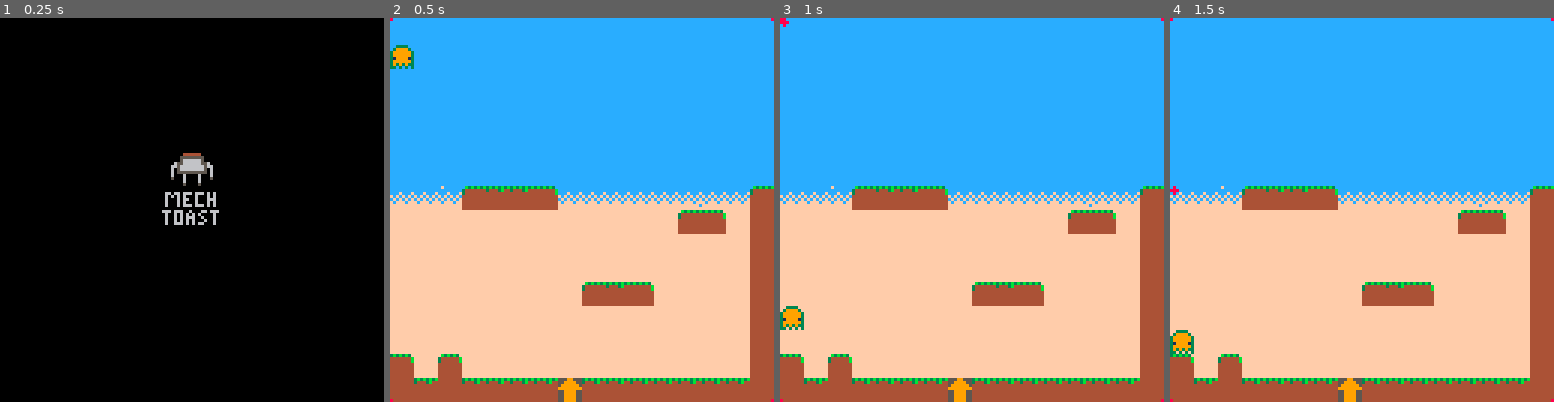
Above: before the commit, frames 1-4 (left to right).
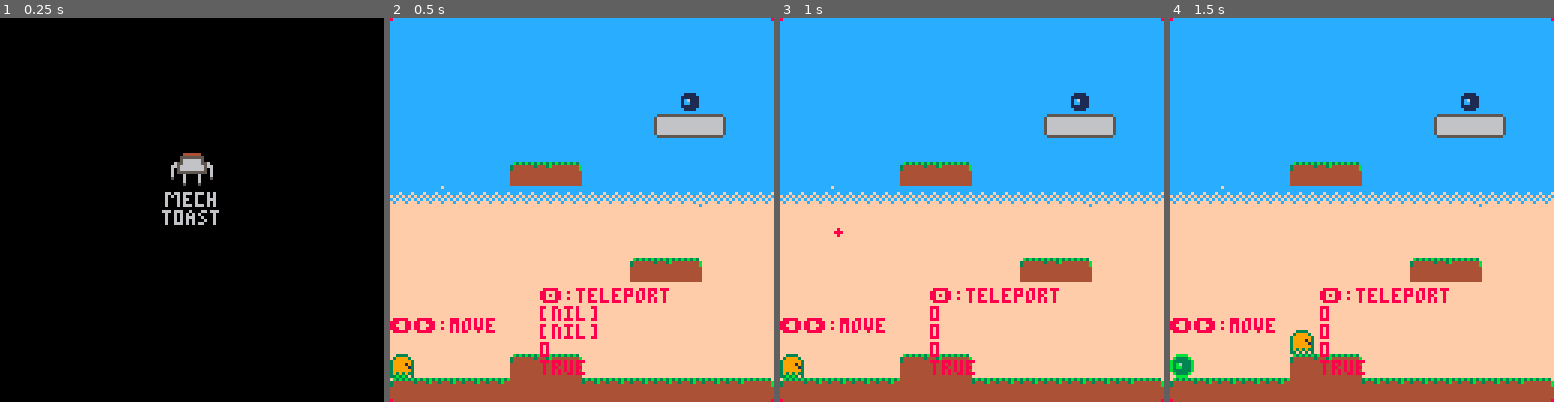
Above: after the commit, the same moments.

Repository: m-r-hunt/Pico-8-Carts
Game: PICO-8 cartridge telegren.p8
The game is run twice, just before and just after one commit, with the same random seed, the same clock (stepped at 60 frames per second) and the same inputs.
Inputs:
- Up to frame 1 (0.25 s): no input
- Up to frame 2 (0.5 s): tap X (X key) at 0.33 s
- Up to frame 3 (1 s): tap O (Z key) at 0.7 s
- Up to frame 4 (1.5 s): tap X (X key) at 1.07 s

Frame 1 is identical in both runs. In frame 2, 15% of the frame differs, in the area x 0-100%, y 7-100%; in frame 3, 14%; in frame 4, 15%.

Commit message:
Updated telegren. It's starting to look like a game.

Diff:
--- a/telegren.p8
+++ b/telegren.p8
@@ -1,7 +1,7 @@
 pico-8 cartridge // http://www.pico-8.com
 version 8
 __lua__
--- telegren v0.1
+-- telegren v0.2
 -- (c) 2017 max hunt (cc by-sa)
 
 function intro()
@@ -22,27 +22,59 @@
 
 frame=0
 
-p={x=0,y=0,dx=0,dy=0,w=7,h=7}
+function l1draw()
+ print("⬅️➡️:move",0,100,8)
+ print("🅾️:teleport",50,90,8)
+end
+
+level=1
+levels={
+ {pstartx=0,
+  pstarty=112,
+  draw=l1draw},
+ {pstartx=0,
+  pstarty=112},
+ {pstartx=0,
+  pstarty=112},
+ {pstartx=0,
+  pstarty=112},
+}
+
+p={x=levels[1].pstartx,y=levels[1].pstarty,dx=0,dy=0,w=7,h=7}
 gren={active=false,x=0,y=0,dx=0,dy=0,w=2,h=2}
-pdir=0
-
-pspeed=3
+pdir=1
+
+pspeed=2
 
 g=.75
 max_g=6
 
 function _draw()
  cls()
- map(0,16,0,0,16,16)
  map(0,0,0,0,16,16)
- spr(1,p.x,p.y)
+ map(level*16,0,0,0,16,16)
+ spr(9,levels[level].pstartx,levels[level].pstarty)
+
+ if pdir>=0 then
+  spr(1,p.x,p.y)
+ else
+  spr(17,p.x,p.y)
+ end
+
  if (gren.active) spr(2,gren.x,gren.y)
+
+ if (levels[level].draw) levels[level].draw()
 
  -- todo remove: corner dots
  pset(0,0,8)
  pset(127,0,8)
  pset(0,127,8)
  pset(127,127,8)
+
+ print(gren.xcoll)
+ print(gren.ycoll)
+ print(band(8,gren.xcoll))
+ print(not (band(8,gren.xcoll)~=0))
 end
 
 function _update()
@@ -55,7 +87,6 @@
   pdir=1
  else
   p.dx=0
-  pdir=0
  end
  if btnp(4) and not gren.active then
   gren.active=true
@@ -65,15 +96,29 @@
   gren.dy=-8
  end
  apply_gravity(p)
- move_thing(p)
+ local c1=move_thing(p)
+ if c1 and band(2,p.ycoll)~=0 then
+  p.dy=-8
+  p.ycoll=0
+ elseif c1 and (band(4,p.xcoll)~=0 or band(4,p.ycoll)~=0) then
+  advance_level()
+  p.xcoll=0
+  p.ycoll=0
+ end
  if (gren.active) then
   apply_gravity(gren)
   local c=move_thing(gren)
   if c then
-   p.x=flr(gren.x/8)*8
-   p.y=flr(gren.y/8)*8
    gren.active=false
+   if (not (band(8,gren.xcoll)~=0)) and
+      (not (band(8,gren.ycoll)~=0))
+   then
+    p.x=flr(gren.x/8)*8
+    p.y=flr(gren.y/8)*8
+   end
   end
+  gren.xcoll=0
+  gren.ycoll=0
  end
 end
 
@@ -106,6 +151,10 @@
    t.x=i
   else
    t.dx=0
+   t.xcoll=bor(
+    check_flags(i+w,t.y),
+    check_flags(i+w,t.y+t.h)
+   )
    coll=true
    break
   end
@@ -117,6 +166,10 @@
    t.y=i
   else
    t.dy=0
+   t.ycoll=bor(
+    check_flags(t.x,i+h),
+    check_flags(t.x+t.w,i+h)
+   )
    coll=true
    break
   end
@@ -126,10 +179,18 @@
 
 function check_flags(x,y)
  return fget(
-  mget(flr(x/8),flr(y/8))
+  mget(level*16+flr(x/8),flr(y/8))
  )
 end
 
+function advance_level()
+ level+=1
+ p.dx=0
+ p.dy=0
+ p.x=levels[level].pstartx
+ p.y=levels[level].pstarty
+end
+
 
 
 
@@ -261,168 +322,168 @@
 
 
 __gff__
-0000000101010300000000000000000000000001010000000000000000000000000000000000000000000000000000000000000000000000000000000000000000000000000000000000000000000000000000000000000000000000000000000000000000000000000000000000000000000000000000000000000000000000
+0000000101010300050000000000000000000001010000000001010100000000000000000000000000090000000000000000000000000000000000000000000000000000000000000000000000000000000000000000000000000000000000000000000000000000000000000000000000000000000000000000000000000000
 0000000000000000000000000000000000000000000000000000000000000000000000000000000000000000000000000000000000000000000000000000000000000000000000000000000000000000000000000000000000000000000000000000000000000000000000000000000000000000000000000000000000000000
 __map__
-0000000000000000000000000000000000000000000000000000000000000000000000000000000000000000000000000000000000000000000000000000000000000000000000000000000000000000000000000000000000000000000000000000000000000000000000000000000000000000000000000000000000000000
-0000000000000000000000000000000000000000000000000000000000000000000000000000000000000000000000000000000000000000000000000000000000000000000000000000000000000000000000000000000000000000000000000000000000000000000000000000000000000000000000000000000000000000
-0000000000000000000000000000000000000000000000000000000000000000000000000000000000000000000000000000000000000000000000000000000000000000000000000000000000000000000000000000000000000000000000000000000000000000000000000000000000000000000000000000000000000000
-0000000000000000000000000000000000000000000000000000000000000000000000000000000000000000000000000000000000000000000000000000000000000000000000000000000000000000000000000000000000000000000000000000000000000000000000000000000000000000000000000000000000000000
-0000000000000000000000000000000000000000000000000000000000000000000000000000000000000000000000000000000000000000000000000000000000000000000000000000000000000000000000000000000000000000000000000000000000000000000000000000000000000000000000000000000000000000
-0000000000000000000000000000000000000000000000000000000000000000000000000000000000000000000000000000000000000000000000000000000000000000000000000000000000000000000000000000000000000000000000000000000000000000000000000000000000000000000000000000000000000000
-0000000000000000000000000000000000000000000000000000000000000000000000000000000000000000000000000000000000000000000000000000000000000000000000000000000000000000000000000000000000000000000000000000000000000000000000000000000000000000000000000000000000000000
-0000001303031400000000000000001300000000000000000000000000000000000000000000000000000000000000000000000000000000000000000000000000000000000000000000000000000000000000000000000000000000000000000000000000000000000000000000000000000000000000000000000000000000
-0000000000000000000000001314000500000000000000000000000000000000000000000000000000000000000000000000000000000000000000000000000000000000000000000000000000000000000000000000000000000000000000000000000000000000000000000000000000000000000000000000000000000000
-0000000000000000000000000000000500000000000000000000000000000000000000000000000000000000000000000000000000000000000000000000000000000000000000000000000000000000000000000000000000000000000000000000000000000000000000000000000000000000000000000000000000000000
-0000000000000000000000000000000500000000000000000000000000000000000000000000000000000000000000000000000000000000000000000000000000000000000000000000000000000000000000000000000000000000000000000000000000000000000000000000000000000000000000000000000000000000
-0000000000000000130314000000000500000000000000000000000000000000000000000000000000000000000000000000000000000000000000000000000000000000000000000000000000000000000000000000000000000000000000000000000000000000000000000000000000000000000000000000000000000000
-0000000000000000000000000000000500000000000000000000000000000000000000000000000000000000000000000000000000000000000000000000000000000000000000000000000000000000000000000000000000000000000000000000000000000000000000000000000000000000000000000000000000000000
-0000000000000000000000000000000500000000000000000000000000000000000000000000000000000000000000000000000000000000000000000000000000000000000000000000000000000000000000000000000000000000000000000000000000000000000000000000000000000000000000000000000000000000
-1400040000000000000000000000000500000000000000000000000000000000000000000000000000000000000000000000000000000000000000000000000000000000000000000000000000000000000000000000000000000000000000000000000000000000000000000000000000000000000000000000000000000000
-0503050303030306030303030303030500000000000000000000000000000000000000000000000000000000000000000000000000000000000000000000000000000000000000000000000000000000000000000000000000000000000000000000000000000000000000000000000000000000000000000000000000000000
 3434343434343434343434343434343400000000000000000000000000000000000000000000000000000000000000000000000000000000000000000000000000000000000000000000000000000000000000000000000000000000000000000000000000000000000000000000000000000000000000000000000000000000
 3434343434343434343434343434343400000000000000000000000000000000000000000000000000000000000000000000000000000000000000000000000000000000000000000000000000000000000000000000000000000000000000000000000000000000000000000000000000000000000000000000000000000000
-3434343434343434343434343434343400000000000000000000000000000000000000000000000000000000000000000000000000000000000000000000000000000000000000000000000000000000000000000000000000000000000000000000000000000000000000000000000000000000000000000000000000000000
-3434343434343434343434343434343400000000000000000000000000000000000000000000000000000000000000000000000000000000000000000000000000000000000000000000000000000000000000000000000000000000000000000000000000000000000000000000000000000000000000000000000000000000
-3434343434343434343434343434343400000000000000000000000000000000000000000000000000000000000000000000000000000000000000000000000000000000000000000000000000000000000000000000000000000000000000000000000000000000000000000000000000000000000000000000000000000000
-3434343434343434343434343434343400000000000000000000000000000000000000000000000000000000000000000000000000000000000000000000000000000000000000000000000000000000000000000000000000000000000000000000000000000000000000000000000000000000000000000000000000000000
-3434343434343434343434343434343400000000000000000000000000000000000000000000000000000000000000000000000000000000000000000000000000000000000000000000000000000000000000000000000000000000000000000000000000000000000000000000000000000000000000000000000000000000
+3434343434343434343434343434343400000000000000000000000000000000000000000000000000000000000800000000000000000000000000000000000000000000000000000000000000000000000000000000000000000000000000000000000000000000000000000000000000000000000000000000000000000000
+3434343434343434343434343434343400000000000000000000000008000000000000000000000000000000191a1b000000000000000000000000000000000000000000000000000000000000000000000000000000000000000000000000000000000000000000000000000000000000000000000000000000000000000000
+343434343434343434343434343434340000000000000000000000191a1b0000000000000000000000000000000000000000000000000000000000000000000000000000000000000000000000000000000000000000000000000000000000000000000000000000000000000000000000000000000000000000000000000000
+3434343434343434343434343434343400000000000000000000000000000000000000000000000000000000000000000000001303000000000000000000000000000000000000000000000000000000000000000000000000000000000000000000000000000000000000000000000000000000000000000000000000000000
+3434343434343434343434343434343400000000001303140000000000000000000000000000000000130314000000000000000000000000000000000000000000000000000000000000000000000000000000000000000000000000000000000000000000000000000000000000000000000000000000000000000000000000
 3232313232323232323232323332323200000000000000000000000000000000000000000000000000000000000000000000000000000000000000000000000000000000000000000000000000000000000000000000000000000000000000000000000000000000000000000000000000000000000000000000000000000000
 3030303030303030303030303030303000000000000000000000000000000000000000000000000000000000000000000000000000000000000000000000000000000000000000000000000000000000000000000000000000000000000000000000000000000000000000000000000000000000000000000000000000000000
+3030303030303030303030303030303000000000000000000000000000000000000000000000000000000000000000000000000000000000000000000000080000000000000000000000000000000000000000000000000000000000000000000000000000000000000000000000000000000000000000000000000000000000
+30303030303030303030303030303030000000000000000000001303140000000000000000000000000000000000000013140000000000292929292929191a1b00000000000000000000000000000000000000000000000000000000000000000000000000000000000000000000000000000000000000000000000000000000
+3030303030303030303030303030303000000000000000000000101010000000000000000000000000000000000000000000000000000000000000000000000000000000000000000000000000000000000000000000000000000000000000000000000000000000000000000000000000000000000000000000000000000000
+3030303030303030303030303030303000000000000000000000001000000000000000000000000000000000000000000000000000000000000000000000000000000000000000000000000000000000000000000000000000000000000000000000000000000000000000000000000000000000000000000000000000000000
 3030303030303030303030303030303000000000000000000000000000000000000000000000000000000000000000000000000000000000000000000000000000000000000000000000000000000000000000000000000000000000000000000000000000000000000000000000000000000000000000000000000000000000
-3030303030303030303030303030303000000000000000000000000000000000000000000000000000000000000000000000000000000000000000000000000000000000000000000000000000000000000000000000000000000000000000000000000000000000000000000000000000000000000000000000000000000000
-3030303030303030303030303030303000000000000000000000000000000000000000000000000000000000000000000000000000000000000000000000000000000000000000000000000000000000000000000000000000000000000000000000000000000000000000000000000000000000000000000000000000000000
-3030303030303030303030303030303000000000000000000000000000000000000000000000000000000000000000000000000000000000000000000000000000000000000000000000000000000000000000000000000000000000000000000000000000000000000000000000000000000000000000000000000000000000
-3030303030303030303030303030303000000000000000000000000000000000000000000000000000000000000000000000000000000000000000000000000000000000000000000000000000000000000000000000000000000000000000000000000000000000000000000000000000000000000000000000000000000000
-3030303030303030303030303030303000000000000000000000000000000000000000000000000000000000000000000000000000000000000000000000000000000000000000000000000000000000000000000000000000000000000000000000000000000000000000000000000000000000000000000000000000000000
-3030303030303030303030303030303000000000000000000000000000000000000000000000000000000000000000000000000000000000000000000000000000000000000000000000000000000000000000000000000000000000000000000000000000000000000000000000000000000000000000000000000000000000
-…(130 lines of a section not shown)…
+3030303030303030303030303030303000000000001303140000000000000000000000000000000000000000000000000000000000000000000000000000000000000000000000000000000000000000000000000000000000000000000000000000000000000000000000000000000000000000000000000000000000000000
+3030303030303030303030303030303013030303030505050303030303030314130303030314061303030303030303141303030303030303030303030303031400000000000000000000000000000000000000000000000000000000000000000000000000000000000000000000000000000000000000000000000000000000
+0000000000000000000000000000000000000000000000000000000000000000000000000000000000000000000000000000000000000000000000000000000000000000000000000000000000000000000000000000000000000000000000000000000000000000000000000000000000000000000000000000000000000000
+0000000000000000000000000000000000000000000000000000000000000000000000000000000000000000000000000000000000000000000000000000000000000000000000000000000000000000000000000000000000000000000000000000000000000000000000000000000000000000000000000000000000000000
+0000000000000000000000000000000000000000000000000000000000000000000000000000000000000000000000000000000000000000000000000000000000000000000000000000000000000000000000000000000000000000000000000000000000000000000000000000000000000000000000000000000000000000
+0000000000000000000000000000000000000000000000000000000000000000000000000000000000000000000000000000000000000000000000000000000000000000000000000000000000000000000000000000000000000000000000000000000000000000000000000000000000000000000000000000000000000000
+0000000000000000000000000000000000000000000000000000000000000000000000000000000000000000000000000000000000000000000000000000000000000000000000000000000000000000000000000000000000000000000000000000000000000000000000000000000000000000000000000000000000000000
+0000000000000000000000000000000000000000000000000000000000000000000000000000000000000000000000000000000000000000000000000000000000000000000000000000000000000000000000000000000000000000000000000000000000000000000000000000000000000000000000000000000000000000
+0000000000000000000000000000000000000000000000000000000000000000000000000000000000000000000000000000000000000000000000000000000000000000000000000000000000000000000000000000000000000000000000000000000000000000000000000000000000000000000000000000000000000000
+0000000000000000000000000000000000000000000000000000000000000000000000000000000000000000000000000000000000000000000000000000000000000000000000000000000000000000000000000000000000000000000000000000000000000000000000000000000000000000000000000000000000000000
+0000000000000000000000000000000000000000000000000000000000000000000000000000000000000000000000000000000000000000000000000000000000000000000000000000000000000000000000000000000000000000000000000000000000000000000000000000000000000000000000000000000000000000
+0000000000000000000000000000000000000000000000000000000000000000000000000000000000000000000000000000000000000000000000000000000000000000000000000000000000000000000000000000000000000000000000000000000000000000000000000000000000000000000000000000000000000000
+0000000000000000000000000000000000000000000000000000000000000000000000000000000000000000000000000000000000000000000000000000000000000000000000000000000000000000000000000000000000000000000000000000000000000000000000000000000000000000000000000000000000000000
+0000000000000000000000000000000000000000000000000000000000000000000000000000000000000000000000000000000000000000000000000000000000000000000000000000000000000000000000000000000000000000000000000000000000000000000000000000000000000000000000000000000000000000
+0000000000000000000000000000000000000000000000000000000000000000000000000000000000000000000000000000000000000000000000000000000000000000000000000000000000000000000000000000000000000000000000000000000000000000000000000000000000000000000000000000000000000000
+0000000000000000000000000000000000000000000000000000000000000000000000000000000000000000000000000000000000000000000000000000000000000000000000000000000000000000000000000000000000000000000000000000000000000000000000000000000000000000000000000000000000000000
+0000000000000000000000000000000000000000000000000000000000000000000000000000000000000000000000000000000000000000000000000000000000000000000000000000000000000000000000000000000000000000000000000000000000000000000000000000000000000000000000000000000000000000
+0000000000000000000000000000000000000000000000000000000000000000000000000000000000000000000000000000000000000000000000000000000000000000000000000000000000000000000000000000000000000000000000000000000000000000000000000000000000000000000000000000000000000000
+…(130 lines of a section not shown)…
Not shown, changed: 24 lines of the sprite sheet (__gfx__) section of telegren.p8
